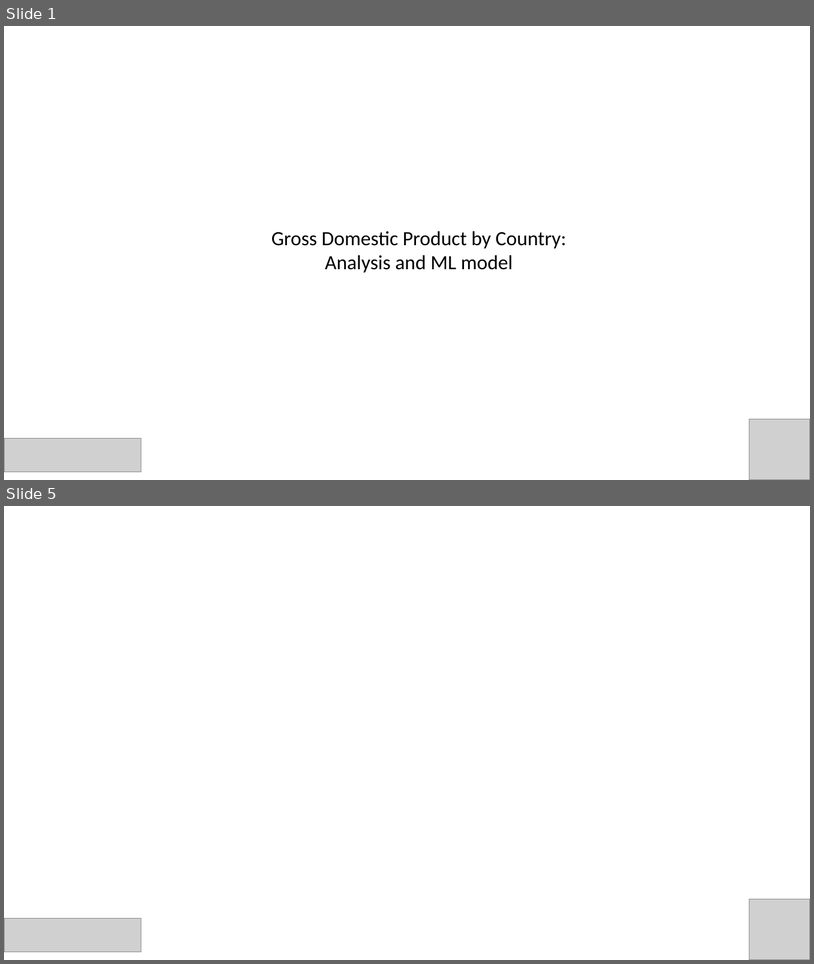
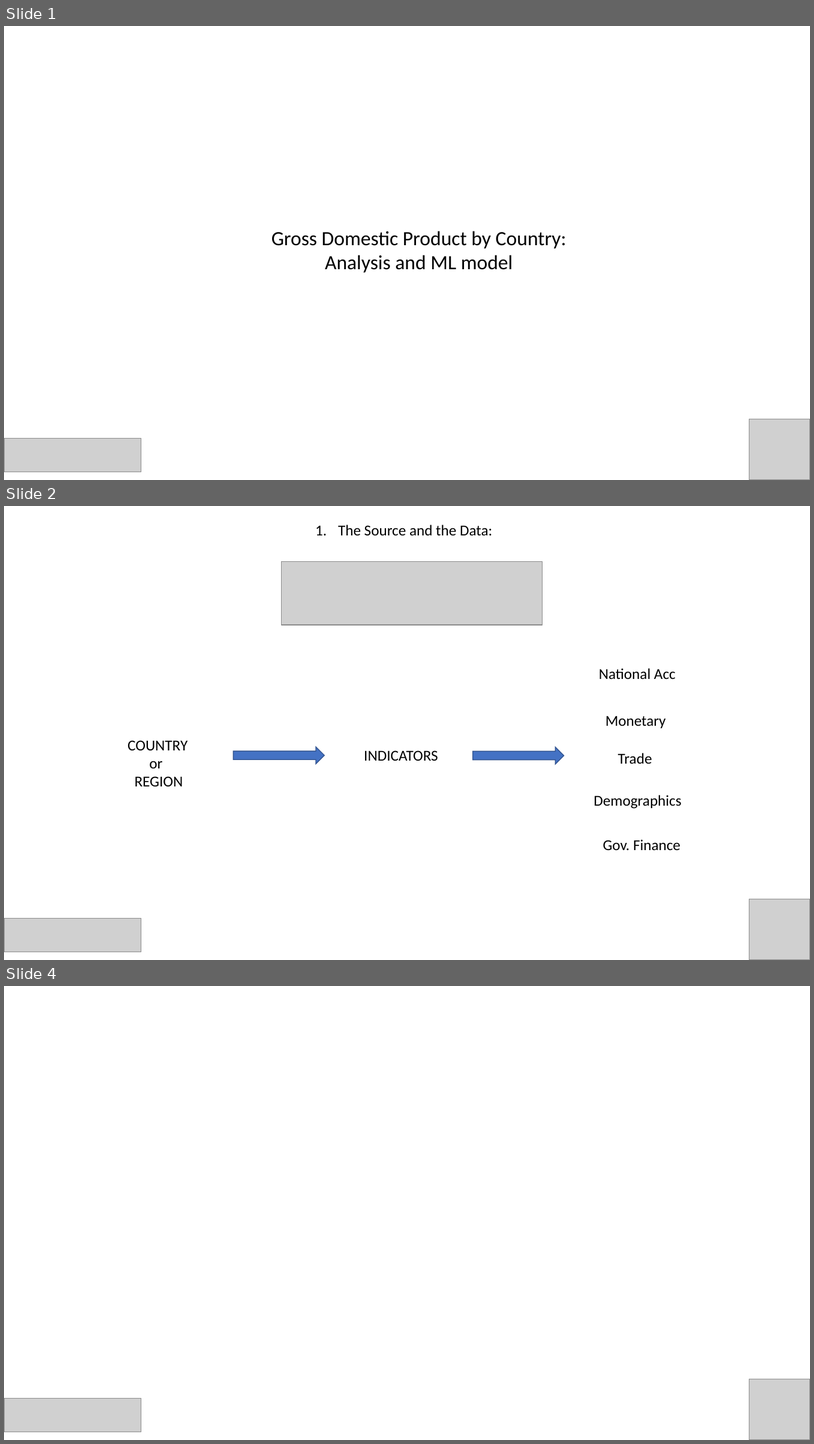
Before and after one commit to chrislacarte/Country-GDP-and-Debt-predictor-ML-, a slide deck: gdp_presentation.pptx. Shown one above the other, each under a label of ours: slides 1 and 5 before the commit, slides 1, 2 and 4 after it; the slides between them are not shown. The pictures are 814x964 and 814x1444 pixels, drawn with LibreOffice and Linux fonts; fonts in the diff are those of the drawing; grey boxes stand for pictures. Boxes give left, top, right and bottom in pixels: in the first picture for what was removed or moved away, otherwise in the second. Text is boxed around its words. In the diff, an @@ line names an element or a change of style, - is before the commit and + after.

```diff
--- a/gdp_presentation.pptx
+++ b/gdp_presentation.pptx
@@ slide 2 added at (4, 506, 810, 960), background #FFFFFF @@
@@ text added at (338, 525, 492, 536), 18 pt, text #000000 @@
+1. The Source and the Data:
@@ picture added at (281, 562, 542, 625) @@
@@ text added at (128, 740, 188, 786), 18 pt, text #000000 @@
+COUNTRY
+or
+REGION
@@ right arrow added at (233, 747, 324, 764), fill #4472C4, outline #325491 1 pt @@
@@ text added at (364, 750, 438, 760), 18 pt, text #000000 @@
+INDICATORS
@@ right arrow added at (473, 747, 565, 764), fill #4472C4, outline #325491 1 pt @@
@@ group added at (594, 668, 681, 850): 5 texts @@
+National Acc
+Monetary
+Trade
+Demographics
+Gov. Finance
@@ picture added at (750, 898, 810, 960) @@
@@ picture added at (4, 918, 141, 951) @@
@@ what was slide 5 is now slide 4 @@
```
Also in this commit, not shown: 5 other slides added, 6 slides removed, 2 other files.
